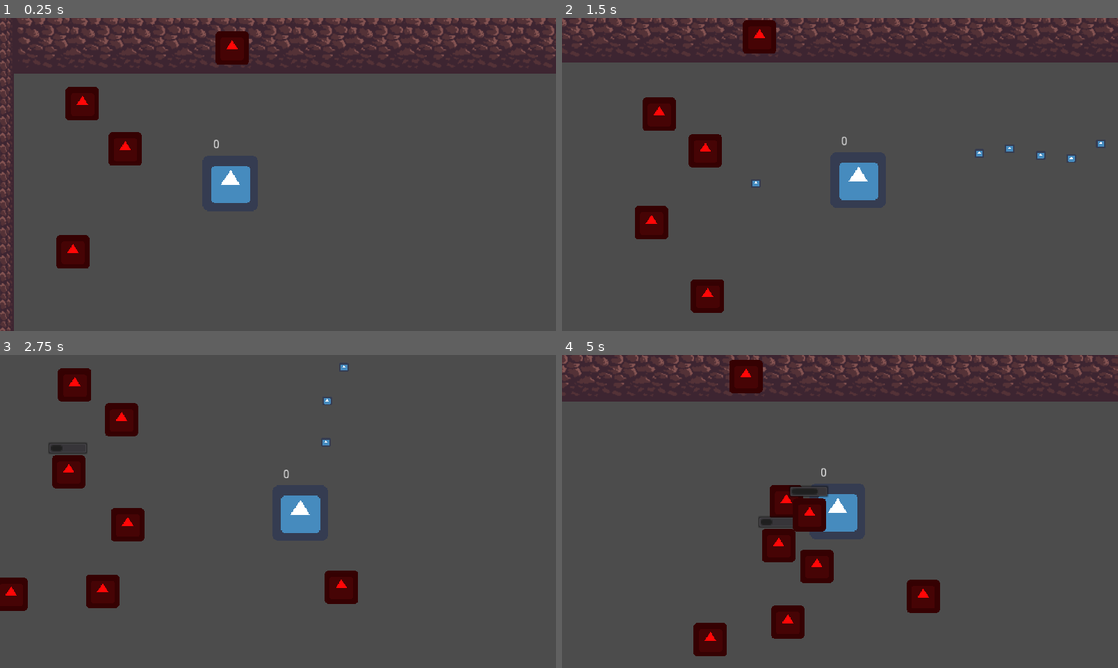
Above: before the commit, frames 1-4 (two rows, left to right).
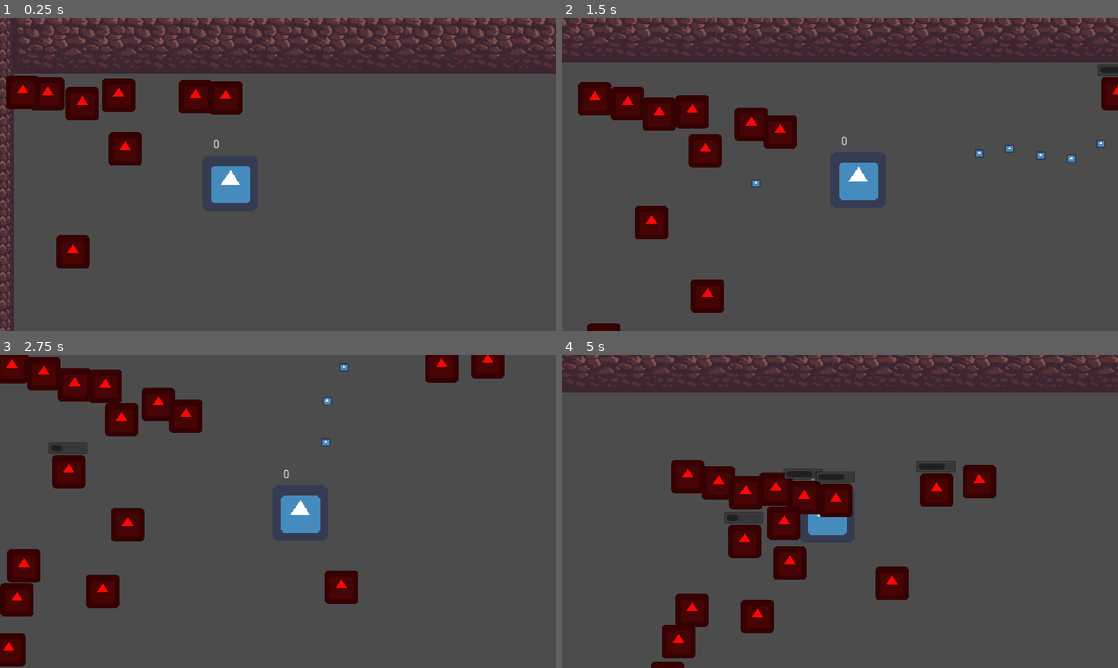
Above: after the commit, the same moments.

Repository: diegoteran/LudumDare52
Game: Godot game, scene res://world/world.tscn
Same seed, same stepped clock (60 frames per second), same inputs: the game is played once before the commit and once after it. The engine's default icon, where the game draws it, is replaced by a stand-in: a white triangle on a blue panel in a dark square.
Inputs (mouse positions are in pixels of both pictures, inside the frame that each line leads up to):
- Up to frame 1 (0.25 s): no input
- Up to frame 2 (1.5 s): move the mouse to (962, 158) at 0.52 s; press the mouse at (962, 158) at 0.53 s; hold D (move_right) 0.53-1.28 s; move the mouse to (728, 190) at 1.27 s; release the mouse at (728, 190) at 1.28 s; hold S (move_down) from 1.28 s (still down); click (728, 190) at 1.35 s
- Up to frame 3 (2.75 s): move the mouse to (333, 442) at 2.02 s; release S (move_down) at 2.03 s; press the mouse at (333, 442) at 2.03 s; hold D (move_right) from 2.03 s (still down)
- Up to frame 4 (5 s): move the mouse to (812, 574) at 2.77 s; release D (move_right) at 2.78 s; release the mouse at (812, 574) at 2.78 s; hold W (move_up) 2.78-3.53 s; click (812, 574) at 2.85 s; move the mouse to (1006, 558) at 3.52 s; press the mouse at (1006, 558) at 3.53 s; hold A (move_left) from 3.53 s (still down); move the mouse to (673, 464) at 4.27 s; release the mouse at (673, 464) at 4.28 s; click (673, 464) at 4.35 s

The runs differ from the first frame. In frame 1, 3.6% of the frame differs, in the area x 1-45%, y 4-31%; in frame 2, 4.3%; in frame 3, 5.2%; in frame 4, 17%, in the area x 0-100%, y 0-100%.

Commit message:
fix enemy spawn inside room

Diff:
--- a/New folder/globals/globals.gd
+++ b/New folder/globals/globals.gd
@@ -1,4 +1,7 @@
 extends Node
+
+const WORLD_WIDTH = 1280
+const WORLD_HEIGHT = 600
 
 var player
 var paused = false;
--- a/New folder/globals/levelManager.gd
+++ b/New folder/globals/levelManager.gd
@@ -1,4 +1,6 @@
 extends Node
+
+const DELTA = 20
 
 var enemy = preload("res://enemies/Enemy.tscn")
 var enemiesAlive = 0
@@ -16,6 +18,8 @@
 		Globals.level_root().call_deferred("add_child", newEnemy)
 		var enemyPos = Globals.get_player().global_position
 		enemyPos += (Vector2(50,50) + Vector2(1,1)*rand_range(1,500)).rotated(deg2rad(rand_range(0,360)))
+		enemyPos.x = min(Globals.WORLD_WIDTH - DELTA, max(DELTA, enemyPos.x))
+		enemyPos.y = min(Globals.WORLD_HEIGHT - DELTA, max(DELTA, enemyPos.y))
 		newEnemy.global_position = enemyPos
 		enemiesAlive += 1
 
--- a/New folder/player/Player.tscn
+++ b/New folder/player/Player.tscn
@@ -6,7 +6,8 @@
 [ext_resource path="res://projectiles/weapon.tscn" type="PackedScene" id=4]
 
 [sub_resource type="CapsuleShape2D" id=1]
-radius = 22.0
+radius = 18.0
+height = 0.0
 
 [sub_resource type="CircleShape2D" id=2]
 radius = 35.0143
@@ -24,6 +25,7 @@
 margin_bottom = -37.0
 
 [node name="CollisionShape2D" type="CollisionShape2D" parent="."]
+position = Vector2( -1, 22 )
 shape = SubResource( 1 )
 
 [node name="HurtBox" parent="." instance=ExtResource( 3 )]
--- a/New folder/world/world.tscn
+++ b/New folder/world/world.tscn
@@ -133,13 +133,13 @@
 [node name="world" type="Node2D"]
 script = ExtResource( 1 )
 
-[node name="Player" parent="." instance=ExtResource( 7 )]
-position = Vector2( 249, 126 )
-
 [node name="TileMap" type="TileMap" parent="."]
 tile_set = SubResource( 2 )
 format = 1
-tile_data = PoolIntArray( -1, 3, 0, -65536, 0, 0, -65535, 5, …(502 unchanged characters)… 524308, 4, 0, 655359, 3, 0, 589844, 4, 0 )
+tile_data = PoolIntArray( -1, 3, 0, -65536, 0, 0, -65535, 5, …(502 unchanged characters)… 524308, 4, 0, 655359, 3, 0, 589844, 4, 0, 720895, 5, 0, 655360, 5, 0, 655361, 5, 0, 655362, 5, 0, 655363, 5, 0, 655364, 5, 0, 655365, 5, 0, 655366, 5, 0, 655367, 5, 0, 655368, 5, 0, 655369, 5, 0, 655370, 5, 0, 655371, 5, 0, 655372, 5, 0, 655373, 5, 0, 655374, 5, 0, 655375, 5, 0, 655376, 5, 0, 655377, 5, 0, 655378, 5, 0, 655379, 5, 0, 655380, 5, 0 )
+
+[node name="Player" parent="." instance=ExtResource( 7 )]
+position = Vector2( 249, 126 )
 
 [node name="Camera2D" type="Camera2D" parent="."]
 current = true
